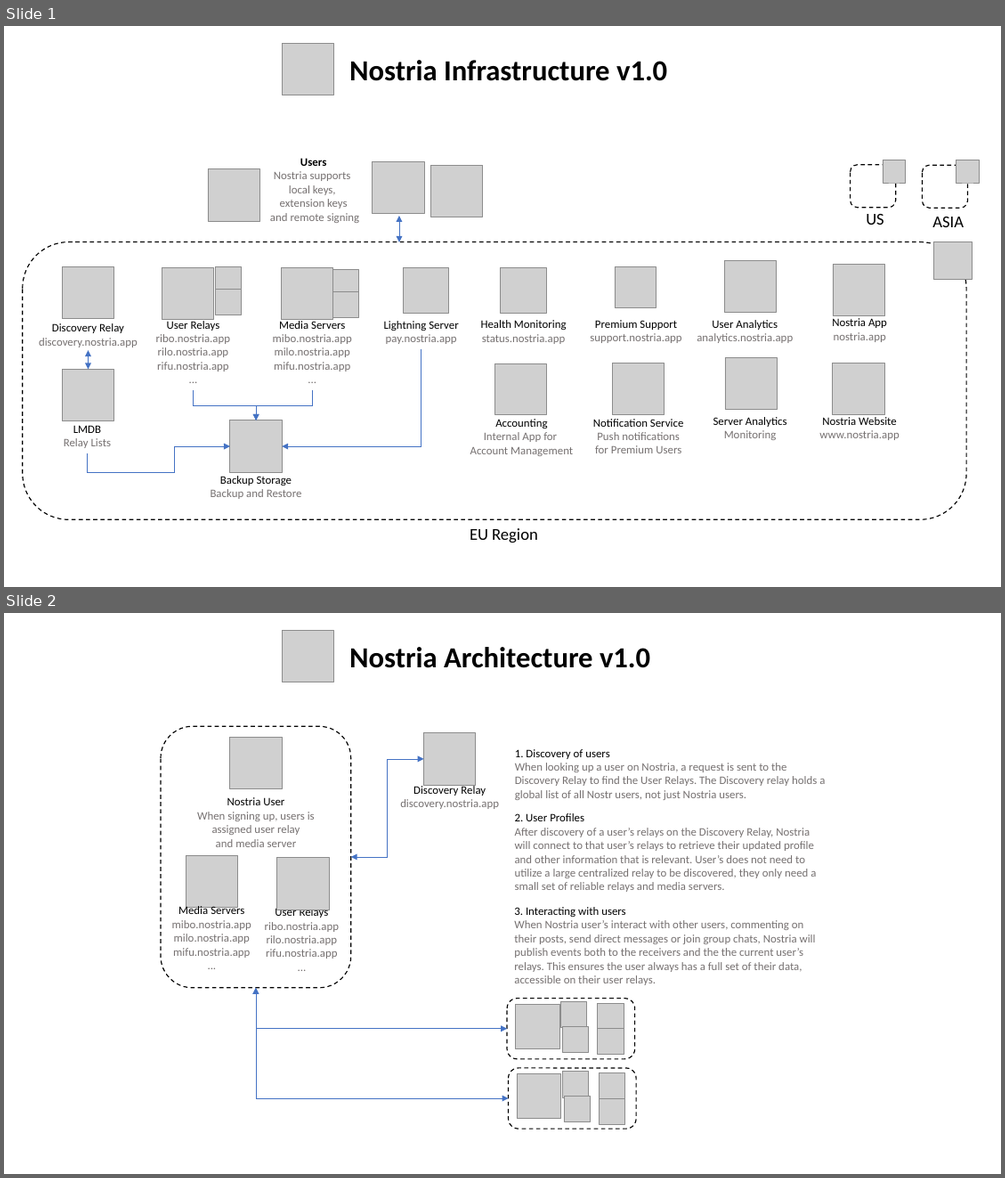
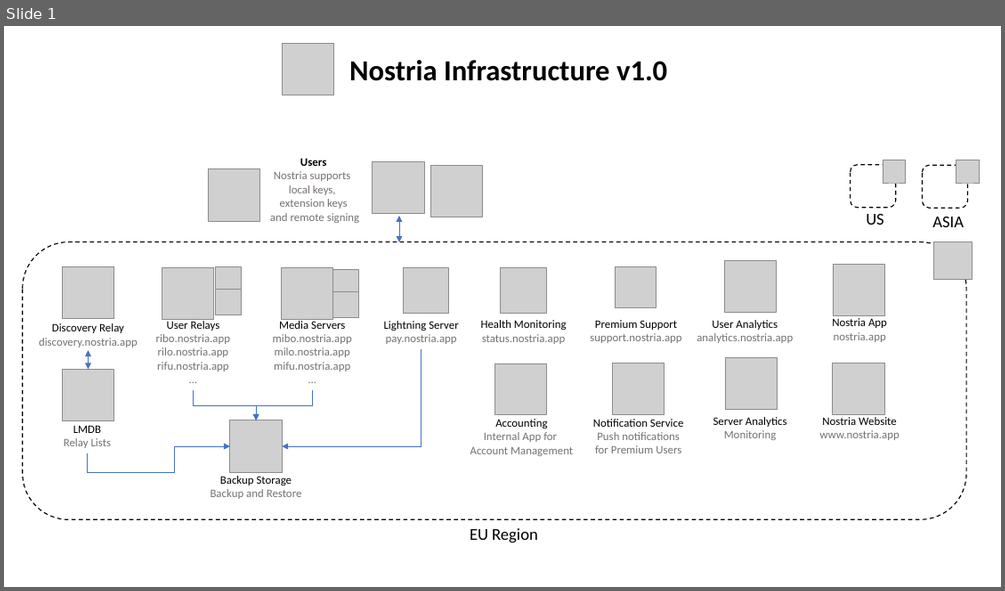
Before and after one commit to nostria-app/nostria-infrastructure, a slide deck: docs/nostria-infrastructure.pptx. Shown one above the other, each under a label of ours: slides 1 and 2 before the commit, slide 1 after it. The pictures are 1005x1178 and 1005x591 pixels, drawn with LibreOffice and Linux fonts; fonts in the diff are those of the drawing; grey boxes stand for pictures. Boxes give left, top, right and bottom in pixels: in the first picture for what was removed or moved away, otherwise in the second. Text is boxed around its words. In the diff, an @@ line names an element or a change of style, - is before the commit and + after.

Commit message:
Refactor Bicep deployment scripts and parameter files for multi-region support
- Updated main.bicep to include parameters for current region, relay and media counts per region, and server names.
- Introduced region mapping module to map region codes to Azure locations.
- Enhanced deploy.ps1 script to read parameters from a specified file and support multiple regions.
- Added new parameter files for Bicep deployments.
- Removed unused app deployments and certificates for website, main, and metadata apps.
- Improved output handling for deployment results and added what-if deployment option.
- Created deploy-all-regions.ps1 script to facilitate deployment across multiple regions.
- Updated documentation to reflect changes in infrastructure and deployment processes.

```diff
--- a/docs/nostria-infrastructure.pptx
+++ b/docs/nostria-infrastructure.pptx
@@ slide 2 removed at (x1=4, y1=613, x2=1001, y2=1174), background #FFFFFF @@
@@ picture removed at (x1=283, y1=631, x2=334, y2=682) @@
@@ text removed at (x1=349, y1=647, x2=650, y2=668) @@
-Nostria Architecture v1.0
@@ rounded rectangle removed at (x1=161, y1=726, x2=351, y2=988) @@
@@ picture removed at (x1=230, y1=737, x2=282, y2=788) @@
@@ picture removed at (x1=423, y1=732, x2=475, y2=784) @@
@@ elbow double arrow removed from (351, 857) to (423, 759) @@
@@ text removed at (x1=515, y1=749, x2=825, y2=800) @@
-1. Discovery of users
-When looking up a user on Nostria, a request is sent to the Discovery Relay to find the User Relays. The Discovery relay holds a global list of all Nostr users, not just Nostria users.
@@ text removed at (x1=197, y1=797, x2=315, y2=847) @@
-Nostria User
-When signing up, users is
-assigned user relay
-and media server
@@ text removed at (x1=400, y1=784, x2=499, y2=809) @@
-Discovery Relay
-discovery.nostria.app
@@ text removed at (x1=515, y1=813, x2=816, y2=892) @@
-2. User Profiles
-After discovery of a user’s relays on the Discovery Relay, Nostria will connect to that user’s relays to retrieve their updated profile and other information that is relevant. User’s does not need to utilize a large centralized relay to be discovered, they only need a small set of reliable relays and media servers.
@@ picture removed at (x1=186, y1=855, x2=237, y2=907) @@
@@ picture removed at (x1=277, y1=858, x2=329, y2=909) @@
@@ text removed at (x1=172, y1=905, x2=251, y2=957) @@
-Media Servers
-mibo.nostria.app
-milo.nostria.app
-mifu.nostria.app
-...
@@ text removed at (x1=265, y1=906, x2=339, y2=958) @@
-User Relays
-ribo.nostria.app
-rilo.nostria.app
-rifu.nostria.app
-...
@@ text removed at (x1=514, y1=907, x2=816, y2=985) @@
-3. Interacting with users
-When Nostria user’s interact with other users, commenting on their posts, send direct messages or join group chats, Nostria will publish events both to the receivers and the the current user’s relays. This ensures the user always has a full set of their data, accessible on their user relays.
@@ elbow double arrow removed from (507, 1029) to (256, 988) @@
@@ elbow double arrow removed from (508, 1098) to (256, 988) @@
@@ rounded rectangle removed at (x1=507, y1=998, x2=635, y2=1059) @@
@@ picture removed at (x1=516, y1=1004, x2=559, y2=1048) @@
@@ picture removed at (x1=561, y1=1002, x2=587, y2=1028) @@
@@ picture removed at (x1=598, y1=1004, x2=624, y2=1030) @@
@@ picture removed at (x1=563, y1=1027, x2=589, y2=1053) @@
@@ picture removed at (x1=598, y1=1029, x2=624, y2=1055) @@
@@ rounded rectangle removed at (x1=508, y1=1068, x2=636, y2=1128) @@
@@ picture removed at (x1=517, y1=1074, x2=561, y2=1118) @@
@@ picture removed at (x1=563, y1=1071, x2=589, y2=1097) @@
@@ picture removed at (x1=599, y1=1073, x2=625, y2=1099) @@
@@ picture removed at (x1=564, y1=1096, x2=591, y2=1122) @@
@@ picture removed at (x1=599, y1=1098, x2=625, y2=1125) @@
```
Also in this commit, not shown: 7 other files.
